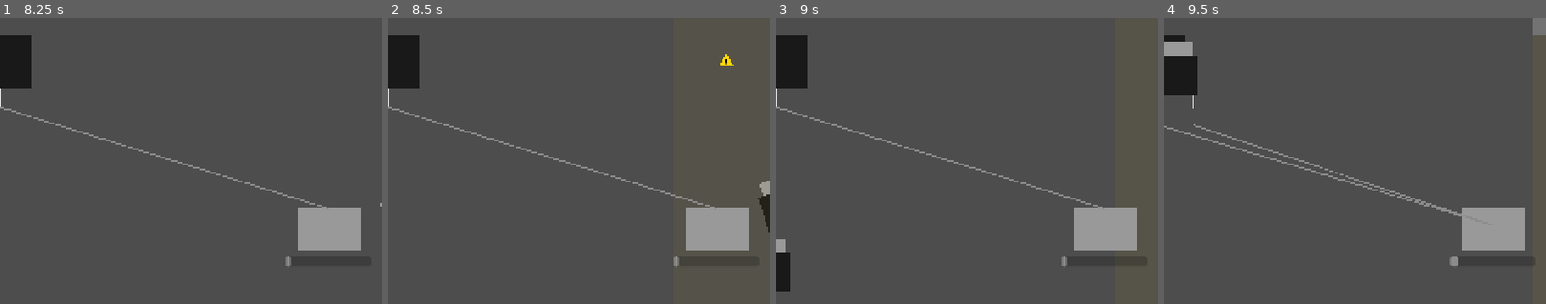
Above: before the commit, frames 1-4 (left to right).
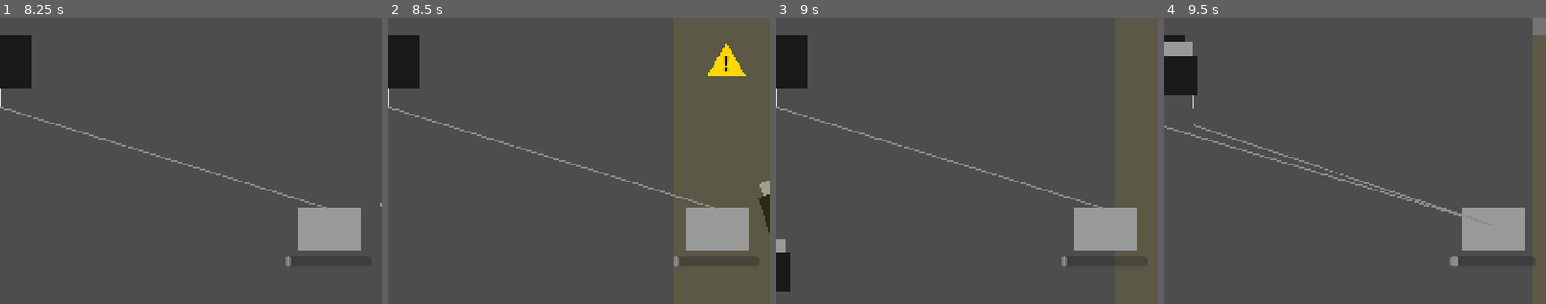
Above: after the commit, the same moments.

Repository: Philipp-Mallmann/fliegen-sind-aliens
Game: Godot game, scene res://szenen/spiel.tscn
Two runs of this game, one before a commit and one after it. Both use one fixed random seed, a clock stepped at 60 frames per second and the inputs below.
Inputs:
- Up to frame 1 (8.25 s): hold D (rechts) 0.53-1.28 s; tap Space (schiessen) every 0.75 s from 0.6 to 8.1 s; hold A (links) 1.28-2.03 s; hold D (rechts) 2.03-3.53 s; hold A (links) 3.53-5.78 s; hold D (rechts) 5.78-8.03 s; hold A (links) from 8.03 s (still down)
- Up to frame 2 (8.5 s): keep holding A (links)
- Up to frame 3 (9 s): keep holding A (links); tap Space (schiessen) at 8.85 s
- Up to frame 4 (9.5 s): keep holding A (links)
The pictures show only the part of the screen within x 50-100%, y 0-50%; the shares and areas given below are measured in that part.

Frame 1 is identical in both runs. In frame 2, 0.5% of the frame differs, in the area x 83-94%, y 9-21%; in frame 3, less than 0.1%; in frame 4, less than 0.1%.

Commit message:
Spass-Test 5: Warnzeit oben wieder knapper (bis 5 s), Warnschild zeigt die Restzeit
Co-Authored-By: Claude Opus 5.5 <noreply@anthropic.com>

Diff:
--- a/skripte/hindernis.gd
+++ b/skripte/hindernis.gd
@@ -29,6 +29,8 @@
 var faecher: Node2D = null
 # Wie viele Sekunden schon gewarnt wird.
 var gewarnt: float = 0.0
+# Die laengste Warnzeit, die vorkommt. Daran haengt das Aussehen: Gleiche Restzeit heisst gleiches Schild. Setzt der Hindernis-Erzeuger.
+var volle_warnzeit: float = 9.0
 
 
 func _ready() -> void:
@@ -49,7 +51,8 @@
 func warnen(delta: float) -> void:
 	gewarnt += delta
 	position.y = kanone.position.y - bildrand
-	var anteil: float = gewarnt / warnzeit
+	var rest: float = warnzeit - gewarnt
+	var anteil: float = clampf(1.0 - rest / volle_warnzeit, 0.0, 1.0)
 	$Warnung.scale = Vector2.ONE * lerpf(groesse_anfang, groesse_ende, anteil)
 	$Spalte.modulate.a = lerpf(spalte_anfang, 1.0, anteil)
 	var takt: float = lerpf(blinken_anfang, blinken_ende, anteil)
--- a/skripte/hindernis_erzeuger.gd
+++ b/skripte/hindernis_erzeuger.gd
@@ -15,12 +15,14 @@
 @export var mitte: float = 240.0
 # Wie oft die Spalte im inneren Drittel liegt. 0.7 heisst: in 7 von 10 Faellen, sonst irgendwo im Bild.
 @export var anteil_mitte: float = 0.7
-# Die Warnzeit ganz unten und die laengste Warnzeit weiter oben, in Sekunden. Oben ist der Faecher breiter, man braucht mehr Zeit.
+# Die Warnzeit in Sekunden: ganz unten, an der Spitze und ganz oben bei 100 Flugkraft.
+# Bis zur Spitze waechst sie (der Faecher wird breiter), danach wird es wieder knapper.
 @export var warnzeit_unten: float = 6.0
-@export var warnzeit_oben: float = 10.0
-# Ab dieser Hoehe gilt die laengste Warnzeit, in Pixeln. Bis dahin waechst sie gleichmaessig.
-# 20000 sind zwei Drittel des Wegs bis 100 Flugkraft (100 x 300 px). Bei einem Drittel sind es dann 8 s.
-@export var hoehe_oben: float = 20000.0
+@export var warnzeit_spitze: float = 9.0
+@export var warnzeit_ende: float = 5.0
+# Wo die Spitze liegt und wo das Ende, in Pixeln Hoehe. 15000 ist die Haelfte, 30000 sind 100 Flugkraft (100 x 300 px).
+@export var hoehe_spitze: float = 15000.0
+@export var hoehe_ende: float = 30000.0
 
 # Wie viele Sekunden es noch bis zum naechsten Hindernis dauert.
 var naechstes_in: float = 0.0
@@ -41,7 +43,15 @@
 	hindernis.position.x = kanone.position.x + abstand
 	hindernis.kanone = kanone
 	hindernis.faecher = faecher
-	var anteil: float = clampf(-kanone.position.y / hoehe_oben, 0.0, 1.0)
-	hindernis.warnzeit = lerpf(warnzeit_unten, warnzeit_oben, anteil)
+	hindernis.warnzeit = warnzeit_hier()
+	hindernis.volle_warnzeit = warnzeit_spitze
 	add_child(hindernis)
 	naechstes_in = randf_range(pause_kurz, pause_lang)
+
+
+func warnzeit_hier() -> float:
+	var hoehe: float = -kanone.position.y
+	if hoehe < hoehe_spitze:
+		return lerpf(warnzeit_unten, warnzeit_spitze, clampf(hoehe / hoehe_spitze, 0.0, 1.0))
+	var anteil: float = (hoehe - hoehe_spitze) / (hoehe_ende - hoehe_spitze)
+	return lerpf(warnzeit_spitze, warnzeit_ende, clampf(anteil, 0.0, 1.0))
Not shown, changed: ERKLAERUNG.md
